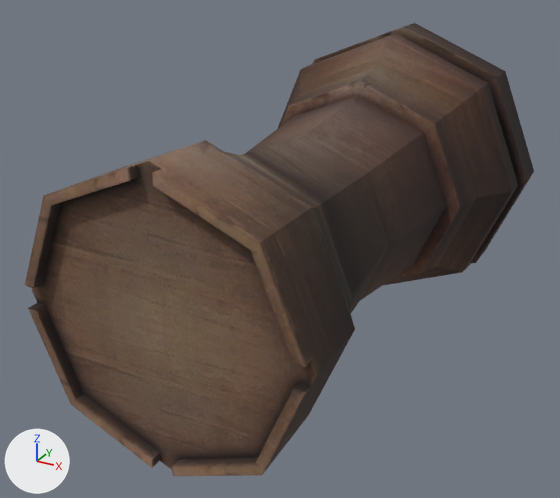
An edit to the OBJ model sceneobjs/juqing_fuben_544/juqing_fuben_544_qizi_04b.obj, drawn before and after from the same camera.
One viewpoint serves both versions: a 50 mm lens placed at (125.0, -357.0, 111.0), pointed at (-9.0, -113.0, -11.0). Arrows for +X, +Y and +Z are at lower left; the lights stay in place. Where no turn or scale is listed for an object, it has been applied to the vertices.

Before the edit, the objects in view are built like this:
```python
me_juqing_fuben_544_qizi_04b = bpy.data.meshes.new('juqing_fuben_544_qizi_04b')
me_juqing_fuben_544_qizi_04b.from_pydata(...)  # 148 vertices, 286 faces; spans x -62.0..62.0, y -205.0..0.0, z -62.0..62.0
me_juqing_fuben_544_qizi_04b.materials.append(mat_material_1)  # picture img_juqing_fuben_544_qizi_04b_png
ob_juqing_fuben_544_qizi_04b = bpy.data.objects.new('juqing_fuben_544_qizi_04b', me_juqing_fuben_544_qizi_04b)
ob_juqing_fuben_544_qizi_04b.location = (0.0, 0.0, 0.0)
```
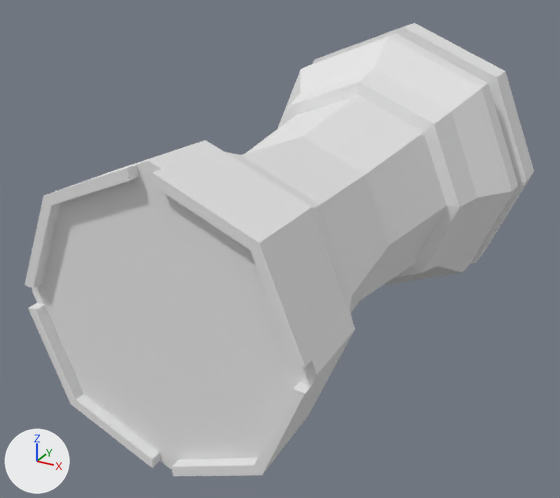
What changed in the scene script:
```text
Add mat_material_1_1:
    mat_material_1_1 = principled_material('material_1')
    mat_material_1_1.base_color = (0.8, 0.8, 0.8)  # white #e7e7e7
    mat_material_1_1.roughness = 1.0
Change me_juqing_fuben_544_qizi_04b:
    where me_juqing_fuben_544_qizi_04b.from_pydata(...)  # 148 vertices, 286 faces; spans x -62.0..62.0, y -205.0..0.0, z -62.0..62.0
    remove me_juqing_fuben_544_qizi_04b.materials.append(mat_material_1)  # picture img_juqing_fuben_544_qizi_04b_png
    add me_juqing_fuben_544_qizi_04b.materials.append(mat_material_1_1)  # white #e7e7e7
```

What differs and where, as boxes (x1, y1, x2, y2) in the pictures (560 x 498 px):
'juqing_fuben_544_qizi_04b', recoloured (brown to grey): (25, 23, 534, 476) in both
